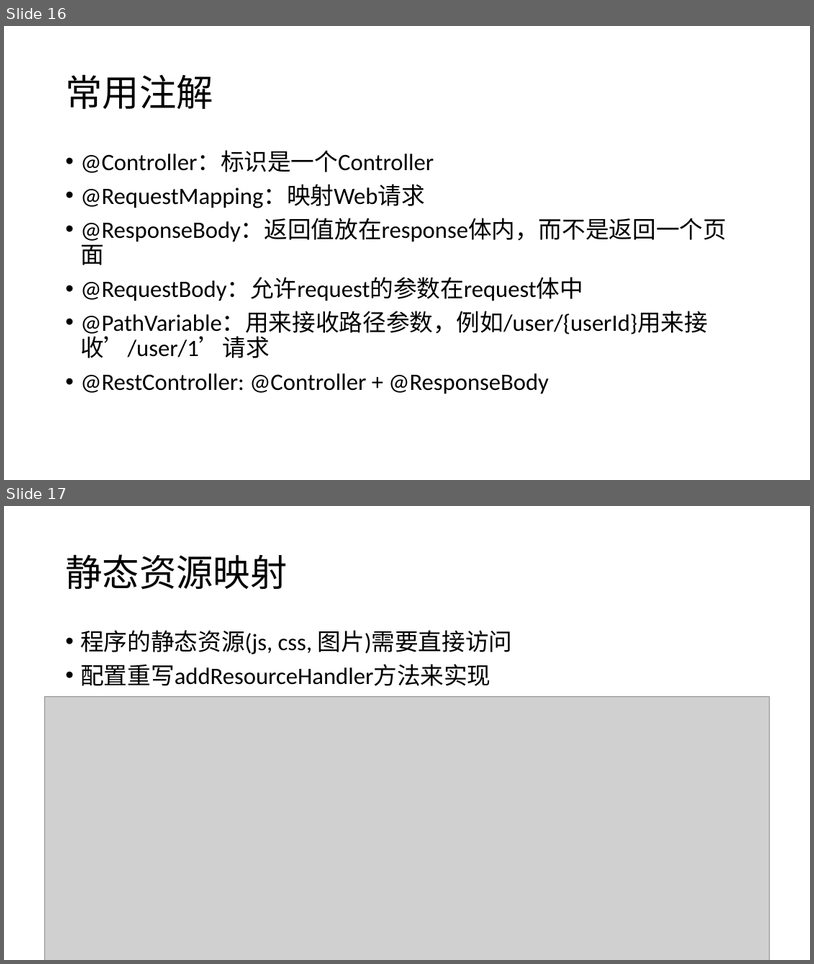
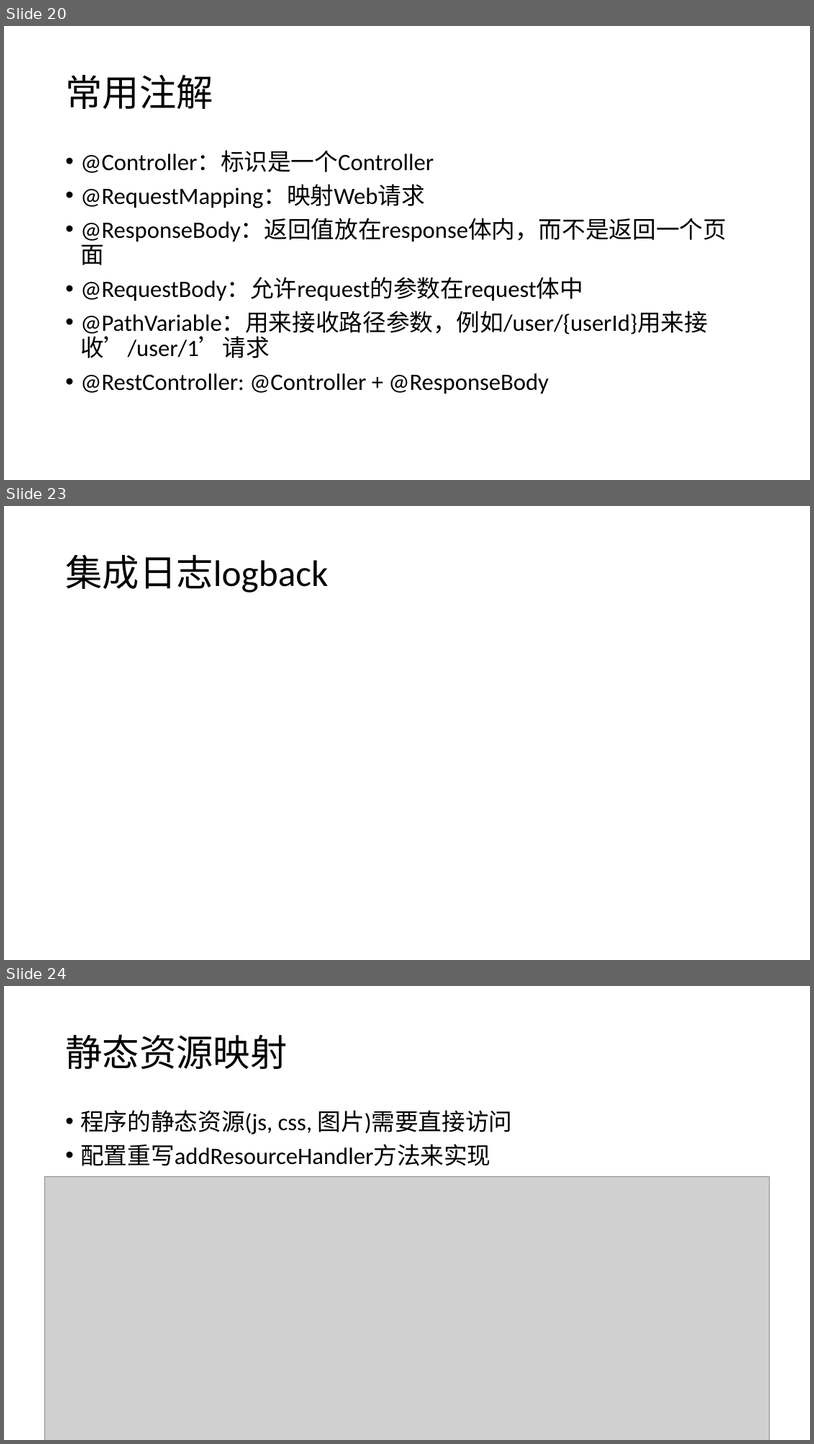
Before and after one commit to airuitian/MicroService, a slide deck: springboot/SpringBoot-1.pptx. Shown one above the other, each under a label of ours: slides 16 and 17 before the commit, slides 20, 23 and 24 after it; the slides between them are not shown. The pictures are 814x964 and 814x1444 pixels, drawn with LibreOffice and Linux fonts; fonts in the diff are those of the drawing; grey boxes stand for pictures. Boxes give left, top, right and bottom in pixels: in the first picture for what was removed or moved away, otherwise in the second. Text is boxed around its words. In the diff, an @@ line names an element or a change of style, - is before the commit and + after.

```diff
--- a/springboot/SpringBoot-1.pptx
+++ b/springboot/SpringBoot-1.pptx
@@ slide 23 added at bbox=[4, 506, 810, 960], background #FFFFFF @@
@@ title added at bbox=[65, 555, 328, 592], 44 pt, text #000000 @@
+集成日志logback
@@ what was slide 16 is now slide 20 @@
@@ what was slide 17 is now slide 24 @@
```
Also in this commit, not shown: 5 slides changed, 7 other slides added, 12 other files.
